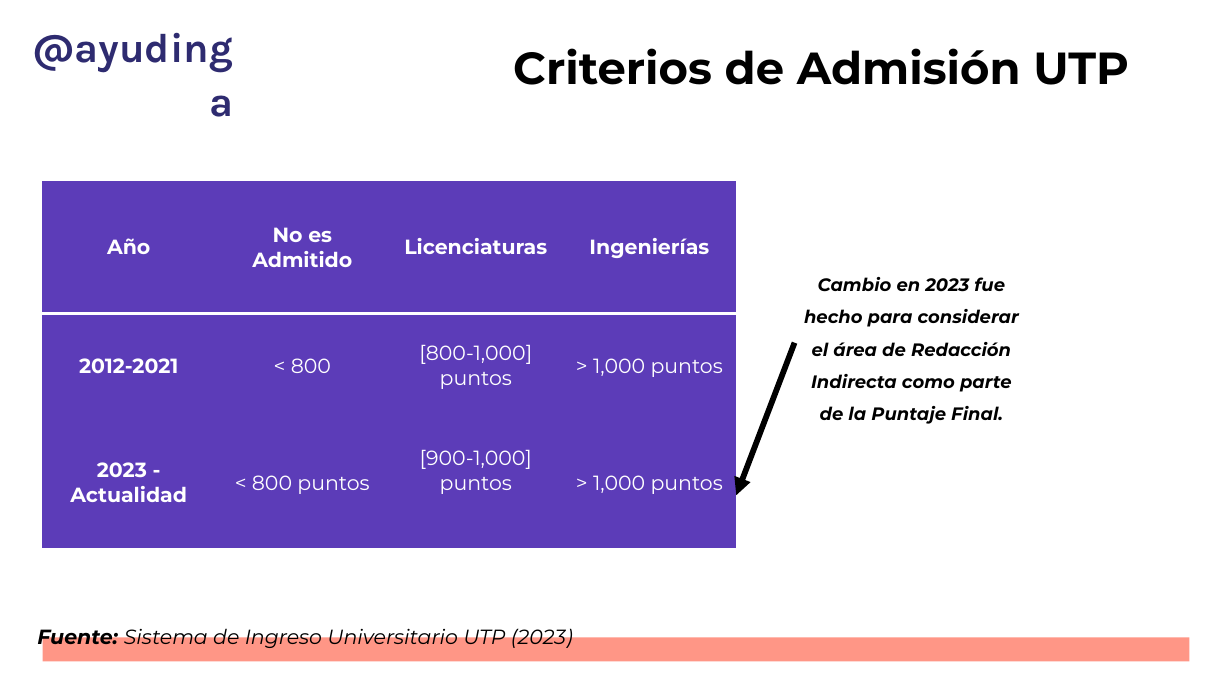
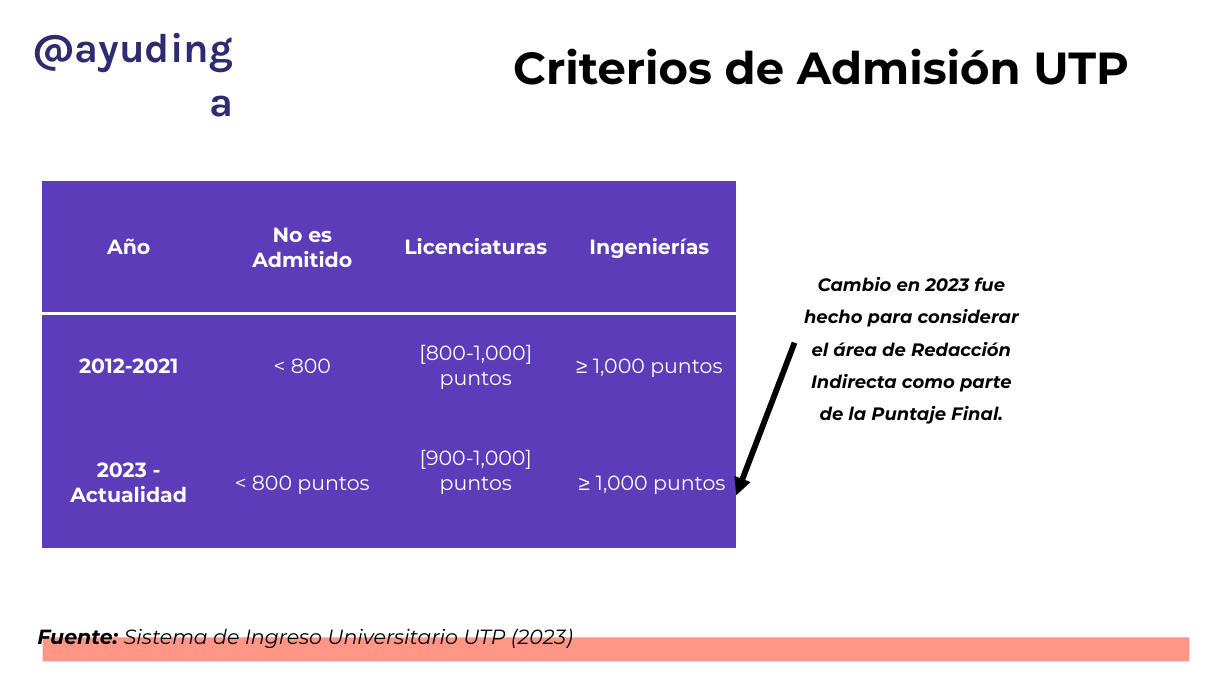
Before and after one commit to wocker/Students-Tutors-Matching, a slide deck: slide 5 of Administrative Documents/Experiment Design - #PilandoAndo23.pptx. Drawn at 1232x693 pixels with LibreOffice and Linux fonts; fonts in the diff are those of the drawing; background and template pictures are left out. Boxes give left, top, right and bottom in pixels: in the first picture for what was removed or moved away, otherwise in the second. Text is boxed around its words. In the diff, an @@ line names an element or a change of style, - is before the commit and + after.

```diff
--- a/Administrative Documents/Experiment Design - #PilandoAndo23.pptx
+++ b/Administrative Documents/Experiment Design - #PilandoAndo23.pptx
@@ table at [42,181,737,548] @@
-row 2, column 4: > 1,000 puntos
+row 2, column 4: ≥ 1,000 puntos
-row 3, column 4: > 1,000 puntos
+row 3, column 4: ≥ 1,000 puntos
```
Also in this commit, not shown: 3 other slides changed.
